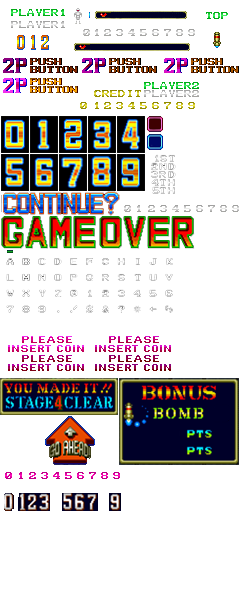
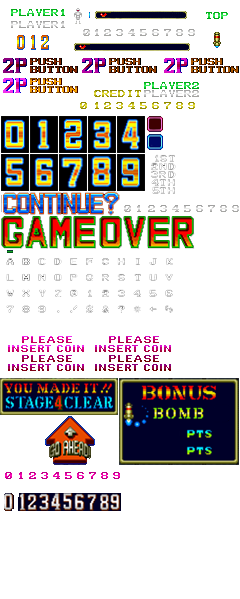
The second 240 x 599 image is a revision of the first. Changes to its layers:
added layer "a81a8ddf53a221ff90c27c7490d591aa" in group "Bomb numbers" over [98, 493, 109, 511]
added layer "b7ae3957419df3308a4248c946d0689a" in group "Bomb numbers" over [50, 493, 63, 511]
